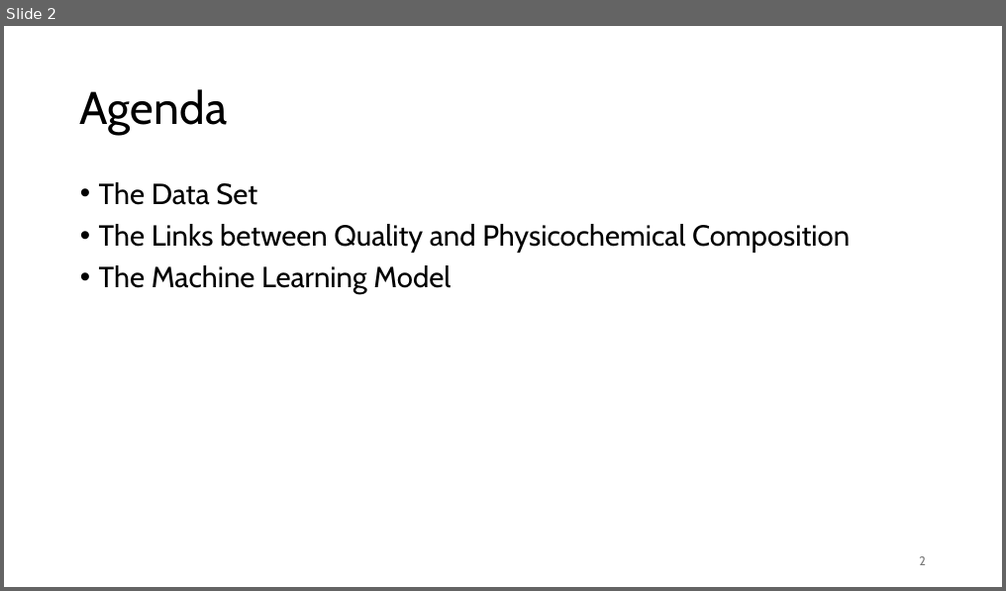
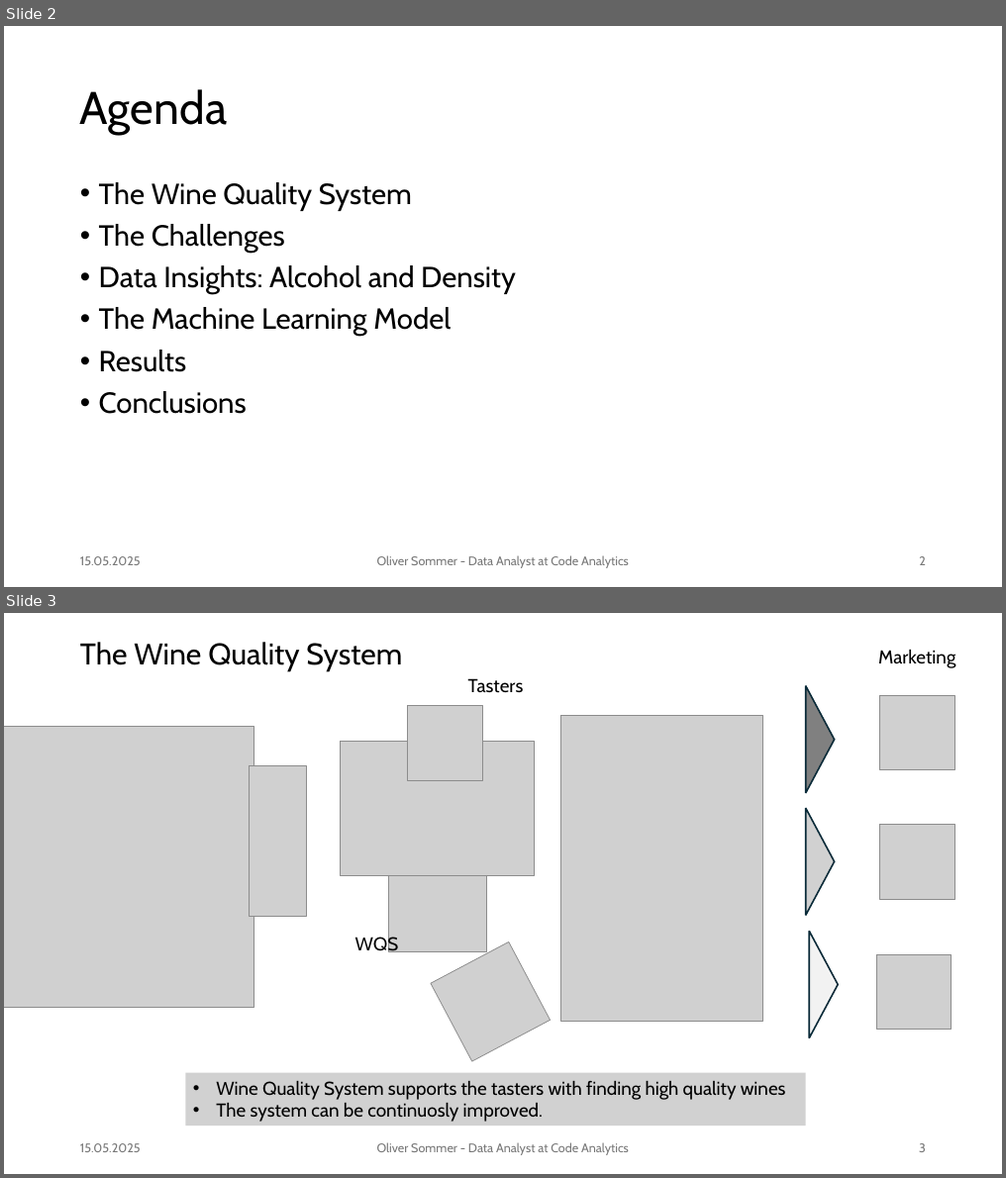
Before and after one commit to olemir/data-analysis-on-wine, a slide deck: reports/Wine Quality Analytics System.pptx. Shown one above the other, each under a label of ours: slide 2 before the commit, slides 2 and 3 after it. The pictures are 1006x591 and 1006x1178 pixels, drawn with LibreOffice and Linux fonts; fonts in the diff are those of the drawing; grey boxes stand for pictures. Boxes give left, top, right and bottom in pixels: in the first picture for what was removed or moved away, otherwise in the second. Text is boxed around its words. In the diff, an @@ line names an element or a change of style, - is before the commit and + after.

```diff
--- a/reports/Wine Quality Analytics System.pptx
+++ b/reports/Wine Quality Analytics System.pptx
@@ slide 3 added at <box>4,613,1002,1174</box>, background #FFFFFF @@
@@ title added at <box>80,642,402,672</box>, 28.8 pt, text #000000 @@
+The Wine Quality System
@@ text added at <box>878,649,955,668</box>, 18 pt, text #000000 @@
+Marketing
@@ text added at <box>468,678,524,693</box>, 18 pt, text #000000 @@
+Tasters
@@ triangle added at <box>806,686,835,793</box>, fill #808080, outline #092A39 1.5 pt @@
@@ picture added at <box>880,695,954,770</box> @@
@@ picture added at <box>4,727,254,1008</box> @@
@@ picture added at <box>408,706,482,780</box> @@
@@ picture added at <box>561,716,763,1021</box> @@
@@ picture added at <box>341,741,534,875</box> @@
@@ picture added at <box>249,765,307,916</box> @@
@@ triangle added at <box>806,808,835,915</box>, fill #D1D1D1, outline #092A39 1.5 pt @@
@@ picture added at <box>880,824,954,899</box> @@
@@ picture added at <box>389,854,487,952</box> @@
@@ text added at <box>355,935,399,953</box>, 18 pt, text #000000 @@
+WQS
@@ triangle added at <box>809,932,838,1039</box>, fill #F2F2F2, outline #092A39 1.5 pt @@
@@ picture added at <box>431,943,550,1062</box> @@
@@ picture added at <box>877,955,951,1029</box> @@
@@ rectangle added at <box>186,1073,807,1127</box>, fill #D1D1D1, 18 pt, text #000000 @@
+• Wine Quality System supports the tasters with finding high quality wines
+• The system can be continuosly improved.
@@ text added at <box>80,1144,141,1153</box>, 12 pt, text #797979 @@
+15.05.2025
@@ text added at <box>377,1143,629,1156</box>, 12 pt, text #797979 @@
+Oliver Sommer - Data Analyst at Code Analytics
@@ page number added at <box>919,1144,926,1153</box>, 12 pt, text #797979 @@
+3
@@ slide 2 changed as well @@
@@ text at <box>99,182,516,294</box>: text changed @@
-• The Data Set
-• The Links between Quality and Physicochemical Composition
+• The Wine Quality System
+• The Challenges
+• Data Insights: Alcohol and Density
@@ text at <box>99,350,247,414</box>: paragraphs added @@
+• Results
+• Conclusions
@@ text added at <box>80,557,141,566</box>, 12 pt, text #797979 @@
+15.05.2025
@@ text added at <box>377,556,629,569</box>, 12 pt, text #797979 @@
+Oliver Sommer - Data Analyst at Code Analytics
```
Also in this commit, not shown: 3 other slides changed, 4 other slides added, 3 slides removed, 7 other files.
